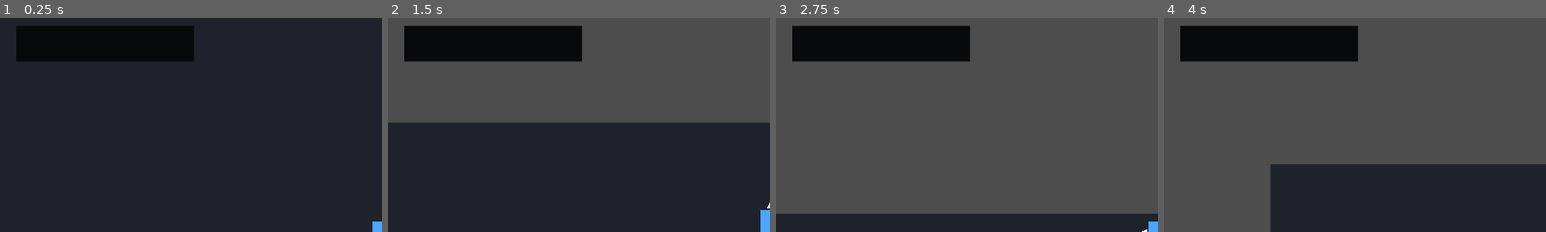
Above: before the commit, frames 1-4 (left to right).
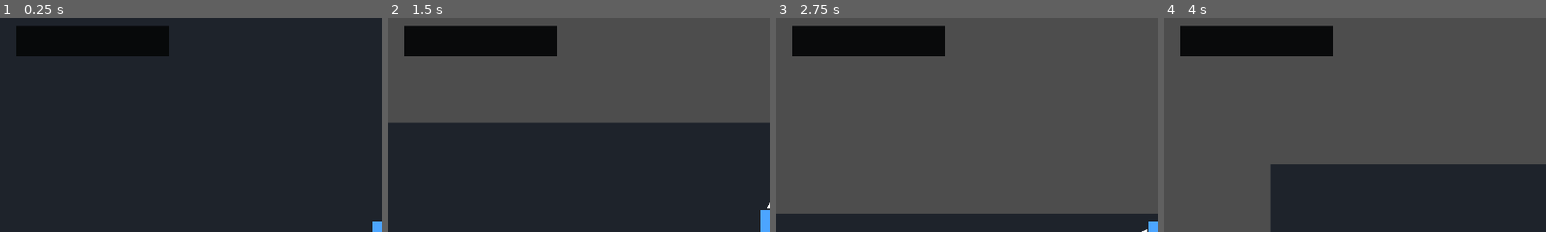
Above: after the commit, the same moments.

Repository: kikajima/dragonballsoullegacy
Game: Godot game, scene res://scenes/bootstrap/bootstrap.tscn
The game is run twice, just before and just after one commit, with the same random seed, the same clock (stepped at 60 frames per second) and the same inputs.
Inputs:
- Up to frame 1 (0.25 s): no input
- Up to frame 2 (1.5 s): hold W (move_up) from 0.53 s (still down); tap J (attack) at 0.6 s; tap Shift (block) at 1.35 s
- Up to frame 3 (2.75 s): release W (move_up) at 2.03 s; hold A (move_left) from 2.03 s (still down); hold L (charge_ki) from 2.03 s (still down)
- Up to frame 4 (4 s): release L (charge_ki) at 2.78 s; tap Space (dash) at 2.85 s; release A (move_left) at 3.53 s; hold S (move_down) from 3.53 s (still down); tap E (interact) at 3.6 s
The pictures show only the part of the screen within x 0-50%, y 0-50%; the shares and areas given below are measured in that part.

The runs differ from the first frame. In frame 1, 1.9% of the frame differs, in the area x 4-51%, y 4-21%; in frame 2, 2.2%, in the area x 4-51%, y 3-21%; in frame 3, 2.2%; in frame 4, 2.2%.

Commit message:
balance: reduce HUD scale to 1.2x

Diff:
--- a/ui/hud/combat_hud.tscn
+++ b/ui/hud/combat_hud.tscn
@@ -19,7 +19,7 @@
 offset_top = 5.0
 offset_right = 96.0
 offset_bottom = 22.0
-scale = Vector2(1.4, 1.4)
+scale = Vector2(1.2, 1.2)
 mouse_filter = 2
 texture_filter = 1
 
